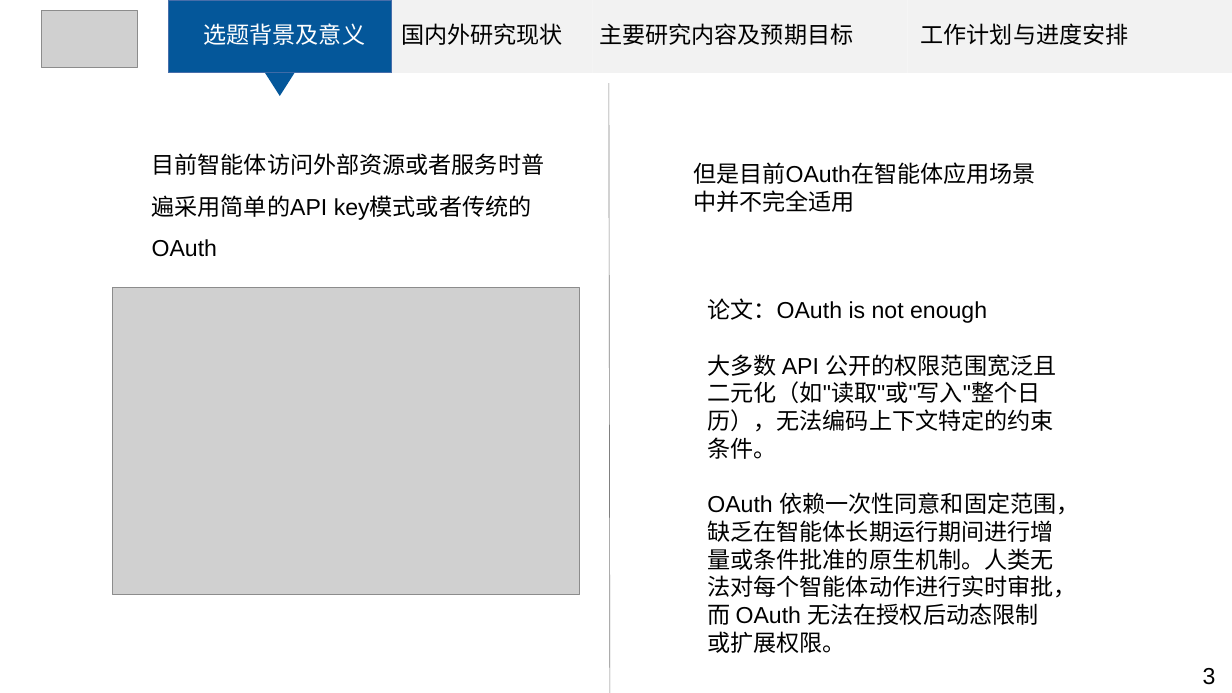
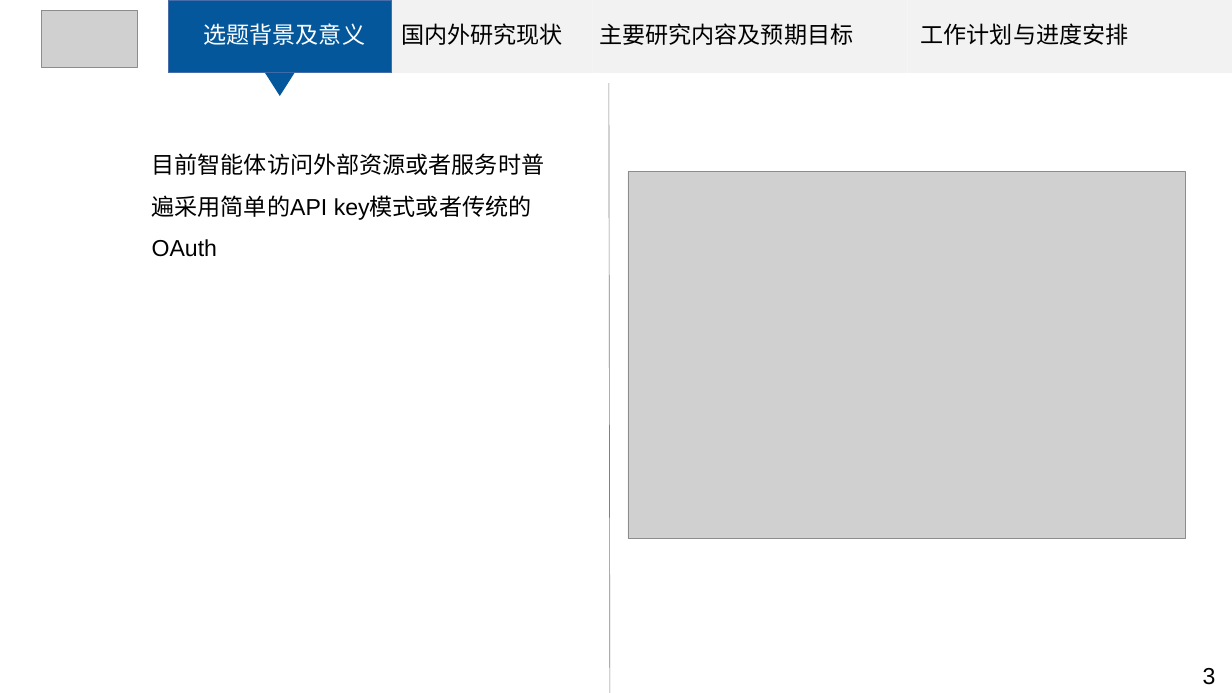
Before and after one commit to tiaxiaoer/Graduate-Paper, a slide deck: slide 5 of Graduate-Paper/Proposal/开题答辩ppt-袁伟奇.pptx. Drawn at 1232x693 pixels with LibreOffice and Linux fonts; fonts in the diff are those of the drawing; grey boxes stand for pictures. Boxes give left, top, right and bottom in pixels: in the first picture for what was removed or moved away, otherwise in the second. Text is boxed around its words. In the diff, an @@ line names an element or a change of style, - is before the commit and + after.

```diff
--- a/Graduate-Paper/Proposal/开题答辩ppt-袁伟奇.pptx
+++ b/Graduate-Paper/Proposal/开题答辩ppt-袁伟奇.pptx
@@ picture: place and size @@
-picture at (113, 287, 580, 595)
+picture at (628, 172, 1187, 540)
@@ text removed at (693, 162, 1036, 184) @@
-但是目前OAuth在智能体应用场景中并不完全适用
@@ text removed at (707, 298, 1079, 653) @@
-论文：OAuth is not enough
-大多数 API 公开的权限范围宽泛且二元化（如"读取"或"写入"整个日历），无法编码上下文特定的约束条件。
-OAuth 依赖一次性同意和固定范围，缺乏在智能体长期运行期间进行增量或条件批准的原生机制。人类无法对每个智能体动作进行实时审批，而 OAuth 无法在授权后动态限制或扩展权限。
```
Also in this commit, not shown: 2 other slides changed, 10 slides added, 47 other files.
